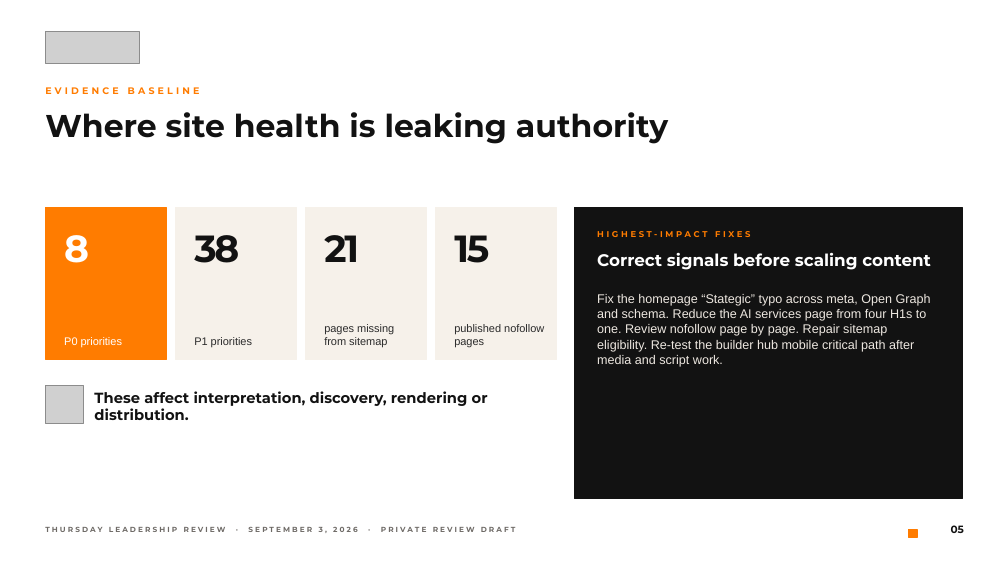
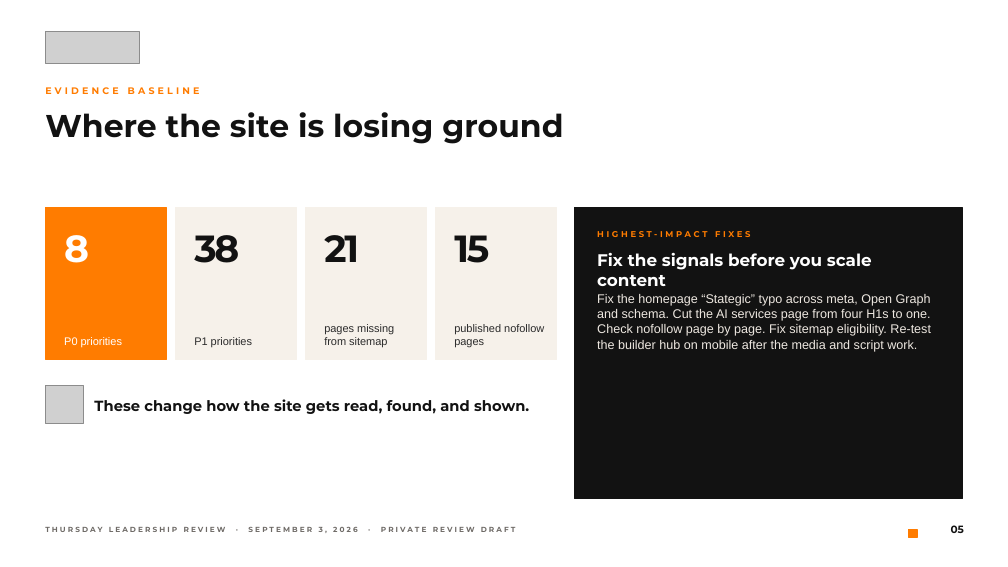
Before and after one commit to dillonmohr8777/client-operations-canonical, a slide deck: slide 5 of clients/bigorange-marketing/deliverables/2026-09-02-wordpress-growth-package-redesign/BigOrange-Thursday-WordPress-Growth-Review-2026-09-03.pptx. Drawn at 1008x567 pixels with LibreOffice and Linux fonts; fonts in the diff are those of the drawing; grey boxes stand for pictures. Boxes give left, top, right and bottom in pixels: in the first picture for what was removed or moved away, otherwise in the second. Text is boxed around its words. In the diff, an @@ line names an element or a change of style, - is before the commit and + after.

```diff
--- a/clients/bigorange-marketing/deliverables/2026-09-02-wordpress-growth-package-redesign/BigOrange-Thursday-WordPress-Growth-Review-2026-09-03.pptx
+++ b/clients/bigorange-marketing/deliverables/2026-09-02-wordpress-growth-package-redesign/BigOrange-Thursday-WordPress-Growth-Review-2026-09-03.pptx
@@ text at [45, 112, 563, 144]: text changed @@
-Where site health is leaking authority
+Where the site is losing ground
@@ text at [597, 253, 872, 286]: text changed @@
-Correct signals before scaling content
+Fix the signals before you scale content
@@ text at [597, 294, 931, 352]: text changed @@
-Fix the homepage “Stategic” typo across meta, Open Graph and schema. Reduce the AI services page from four H1s to one. Review nofollow page by page. Repair sitemap eligibility. Re-test the builder hub mobile critical path after media and script work.
+Fix the homepage “Stategic” typo across meta, Open Graph and schema. Cut the AI services page from four H1s to one. Check nofollow page by page. Fix sitemap eligibility. Re-test the builder hub on mobile after the media and script work.
@@ text at [94, 399, 529, 414]: text changed @@
-These affect interpretation, discovery, rendering or distribution.
+These change how the site gets read, found, and shown.
```
Also in this commit, not shown: 13 other slides changed, 18 other files.
